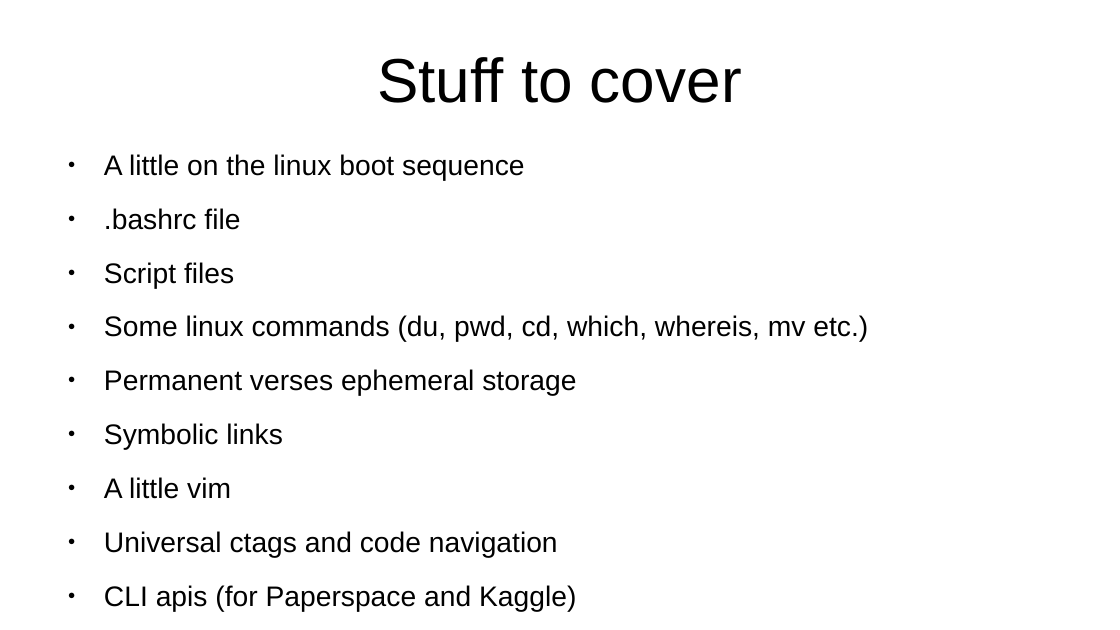
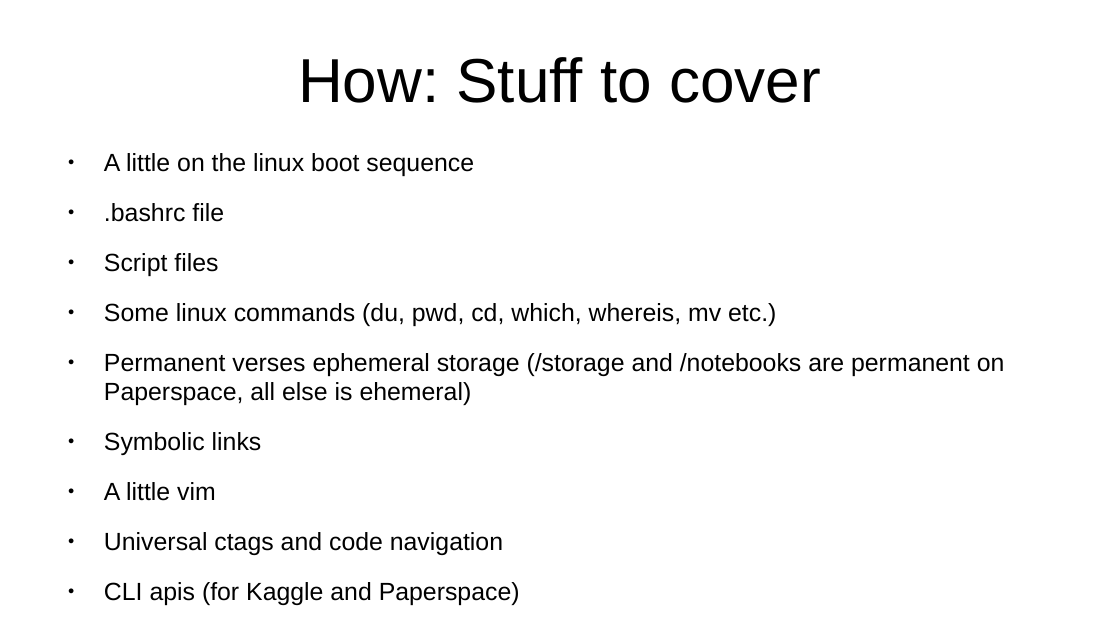
Before and after one commit to kperkins411/PCSE_595, a slide deck: slide 15 of content/Setting_up_cloud_machine.odp (slide 16 before the commit). Drawn at 1120x630 pixels with LibreOffice and Linux fonts; fonts in the diff are those of the drawing. Boxes give left, top, right and bottom in pixels: in the first picture for what was removed or moved away, otherwise in the second. Text is boxed around its words. In the diff, an @@ line names an element or a change of style, - is before the commit and + after.

```diff
--- a/content/Setting_up_cloud_machine.odp
+++ b/content/Setting_up_cloud_machine.odp
@@ title at bbox=[298, 57, 821, 103]: text changed @@
-Stuff to cover
+How: Stuff to cover
@@ text at bbox=[104, 153, 776, 555]: size 20 to 17.6 pt in "A little on the linux boot sequence", ".bashrc file", "Script files", "Some linux commands (du, pwd, cd, which, ..." and 3 more places @@
@@ text at bbox=[104, 353, 1005, 405]: text changed; size 20 to 17.6 pt @@
-● Permanent verses ephemeral storage
+● Permanent verses ephemeral storage (/storage and /notebooks are permanent on Paperspace, all else is ehemeral)
@@ text at bbox=[104, 582, 520, 605]: text changed; size 20 to 17.6 pt @@
-● CLI apis (for Paperspace and Kaggle)
+● CLI apis (for Kaggle and Paperspace)
```
Also in this commit, not shown: 7 other slides changed, 4 other files.
